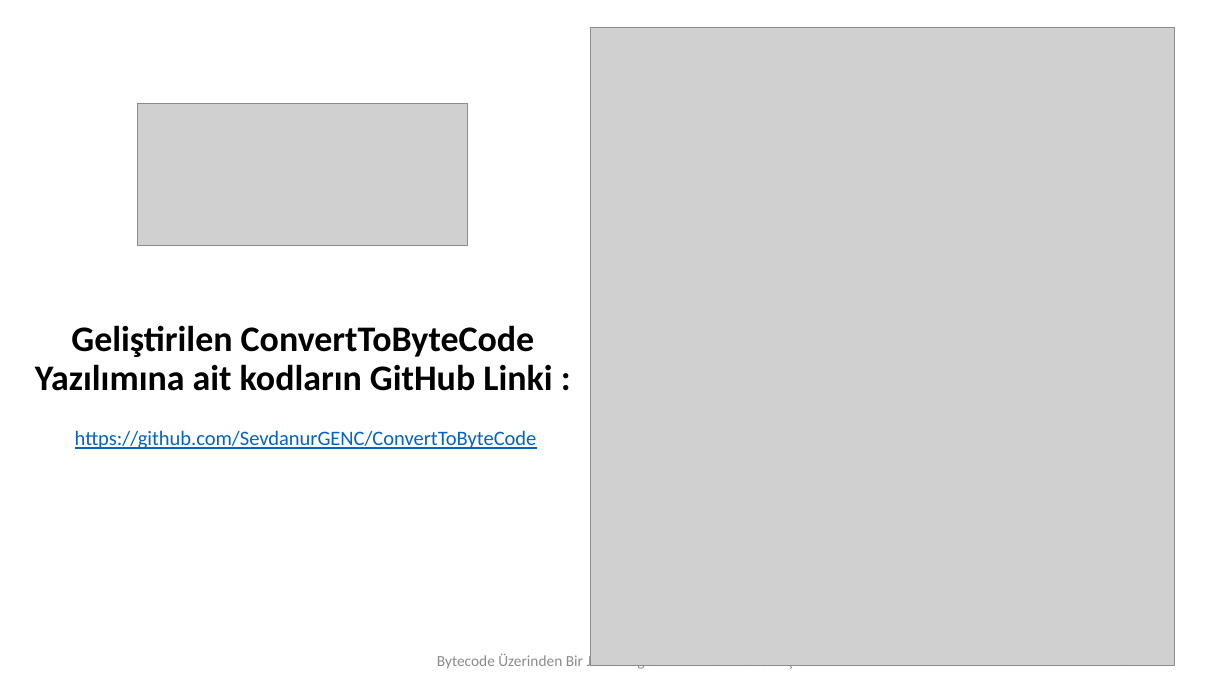
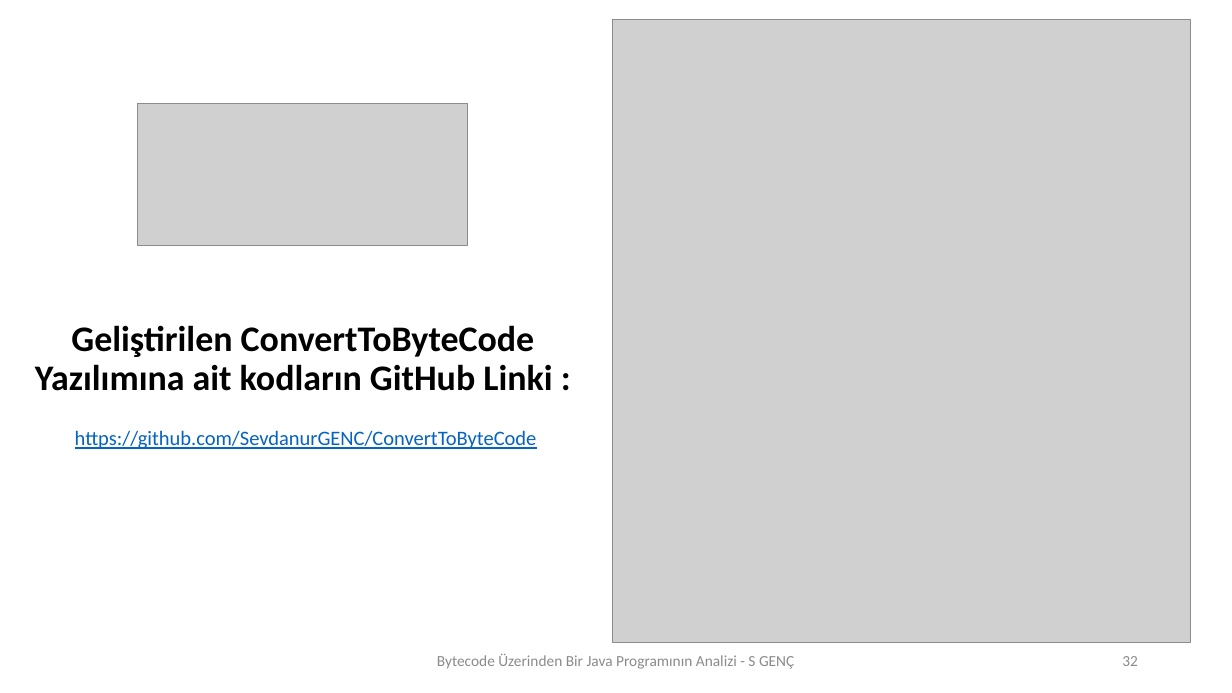
Before and after one commit to SevdanurGENC/ConvertToByteCode, a slide deck: slide 32 of SeminerSunumuII.pptx (slide 31 before the commit). Drawn at 1232x693 pixels with LibreOffice and Linux fonts; fonts in the diff are those of the drawing; grey boxes stand for pictures. Boxes give left, top, right and bottom in pixels: in the first picture for what was removed or moved away, otherwise in the second. Text is boxed around its words. In the diff, an @@ line names an element or a change of style, - is before the commit and + after.

```diff
--- a/SeminerSunumuII.pptx
+++ b/SeminerSunumuII.pptx
@@ picture: place and size @@
-picture at [592,28,1175,665]
+picture at [613,20,1191,643]
@@ page number at [1122,656,1138,666]: text changed @@
-31
+32
```
Also in this commit, not shown: 10 other slides changed, 1 slide added.
